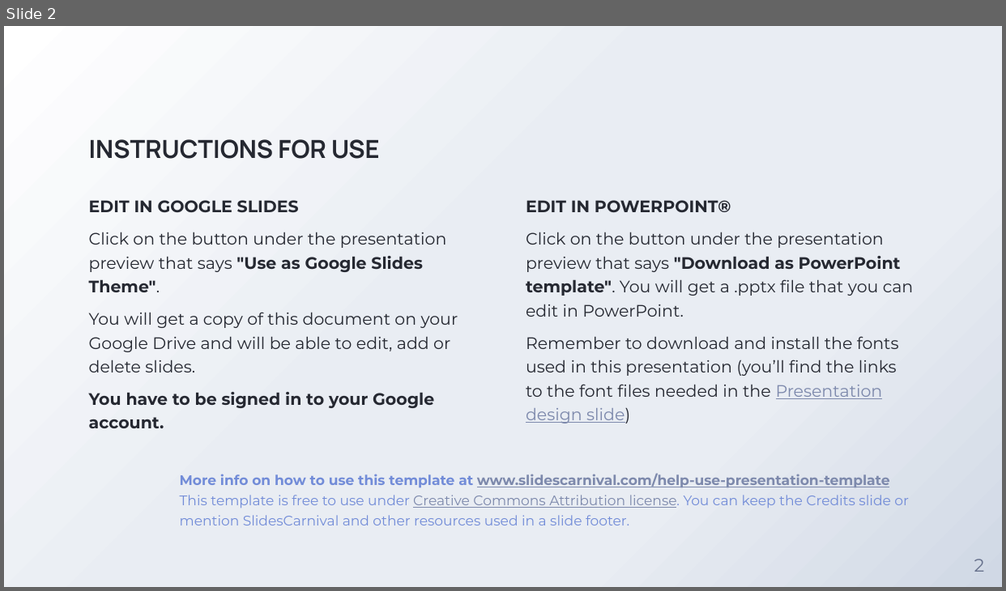
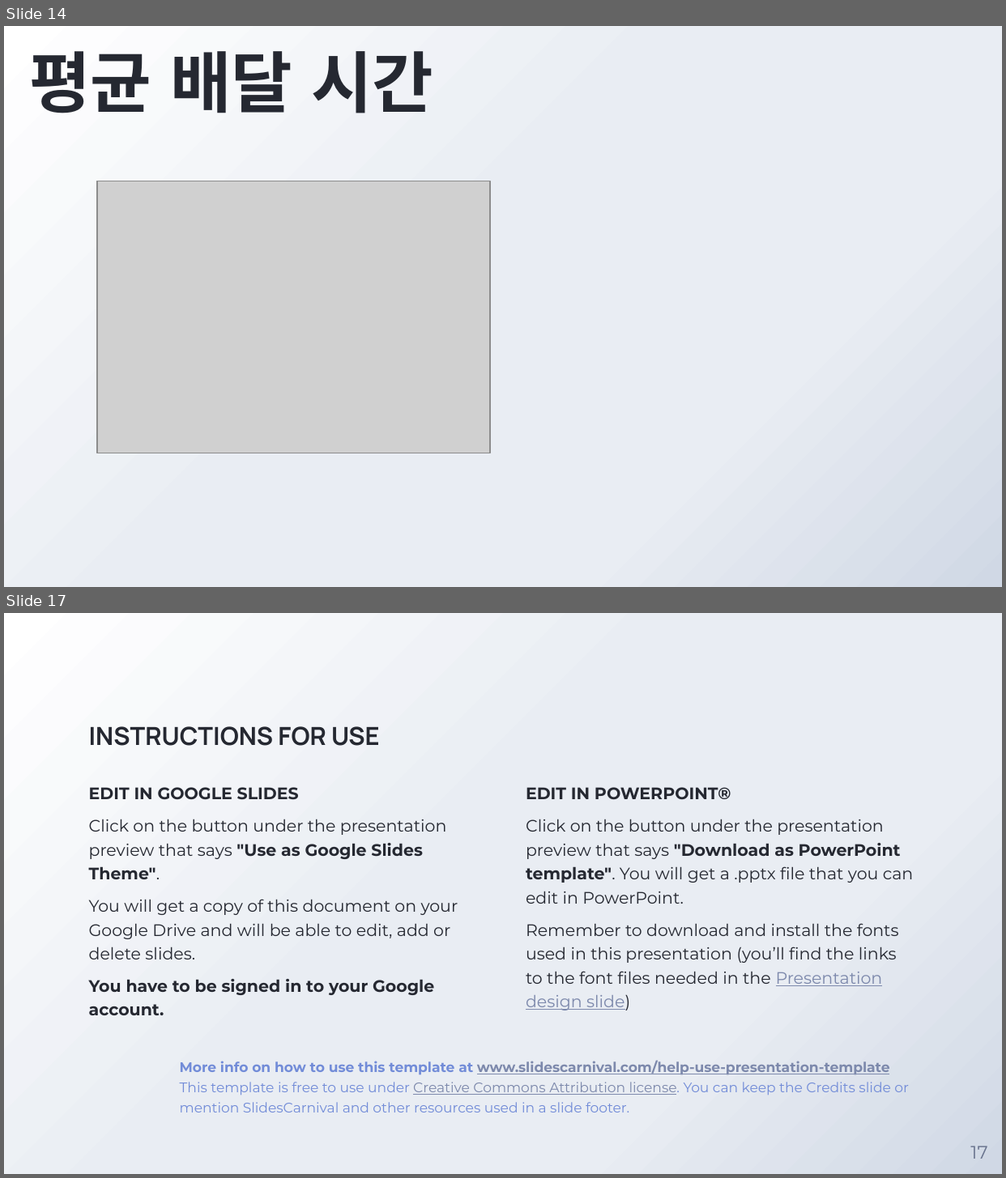
Before and after one commit to ethan528/BBS_Optimal_Position, a slide deck: 기술통계보고서.pptx. Shown one above the other, each under a label of ours: slide 2 before the commit, slides 14 and 17 after it; the slides between them are not shown. The pictures are 1006x591 and 1006x1178 pixels, drawn with LibreOffice and Linux fonts; fonts in the diff are those of the drawing; grey boxes stand for pictures; background and template pictures are left out. Boxes give left, top, right and bottom in pixels: in the first picture for what was removed or moved away, otherwise in the second. Text is boxed around its words. In the diff, an @@ line names an element or a change of style, - is before the commit and + after.

```diff
--- a/기술통계보고서.pptx
+++ b/기술통계보고서.pptx
@@ slide 14 added at box(4, 26, 1002, 587), background gradient #FFFFFF to #E9EDF3 to #D0D8E5 @@
@@ title added at box(29, 51, 433, 113), 48 pt, text #252831, bold @@
+평균 배달 시간
@@ picture added at box(97, 181, 490, 453) @@
@@ what was slide 2 is now slide 17 @@
@@ page number at box(970, 1146, 987, 1159): text changed @@
-2
+17
```
Also in this commit, not shown: 5 slides changed, 14 other slides added.
